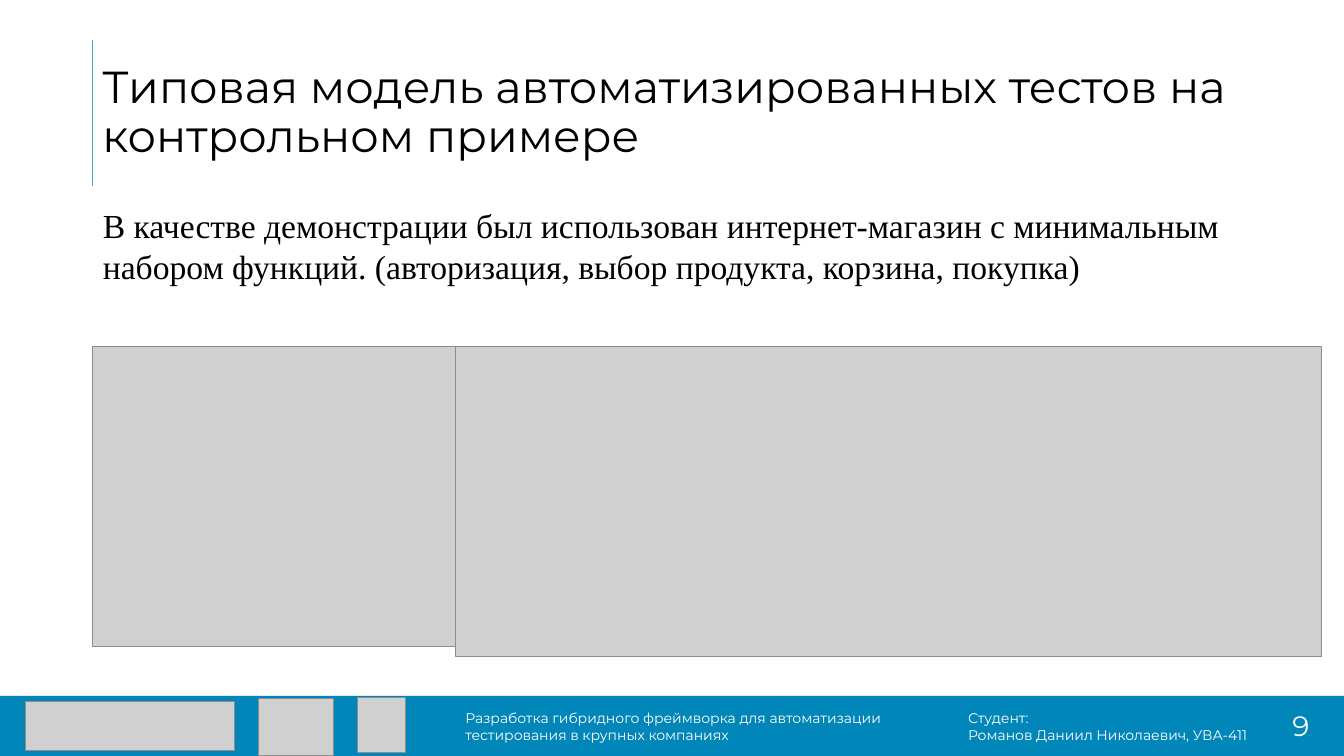
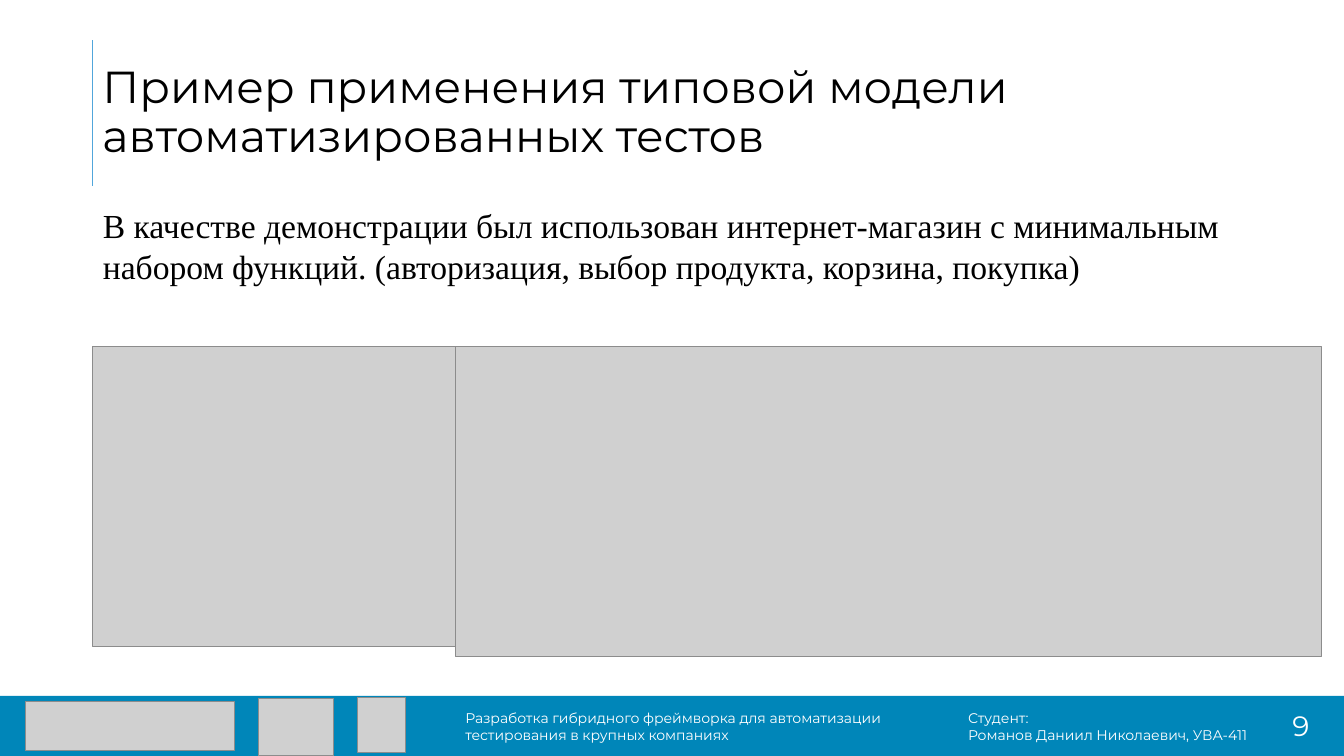
Before and after one commit to DanielRomanoff/practice, a slide deck: slide 9 of презентация.pptx (slide 8 before the commit). Drawn at 1344x756 pixels with LibreOffice and Linux fonts; fonts in the diff are those of the drawing; grey boxes stand for pictures. Boxes give left, top, right and bottom in pixels: in the first picture for what was removed or moved away, otherwise in the second. Text is boxed around its words. In the diff, an @@ line names an element or a change of style, - is before the commit and + after.

```diff
--- a/презентация.pptx
+++ b/презентация.pptx
@@ title at bbox=[102, 70, 1007, 161]: text changed @@
-Типовая модель автоматизированных тестов на контрольном примере
+Пример применения типовой модели автоматизированных тестов
```
Also in this commit, not shown: 6 other slides changed, 2 slides added, 5 other files.
